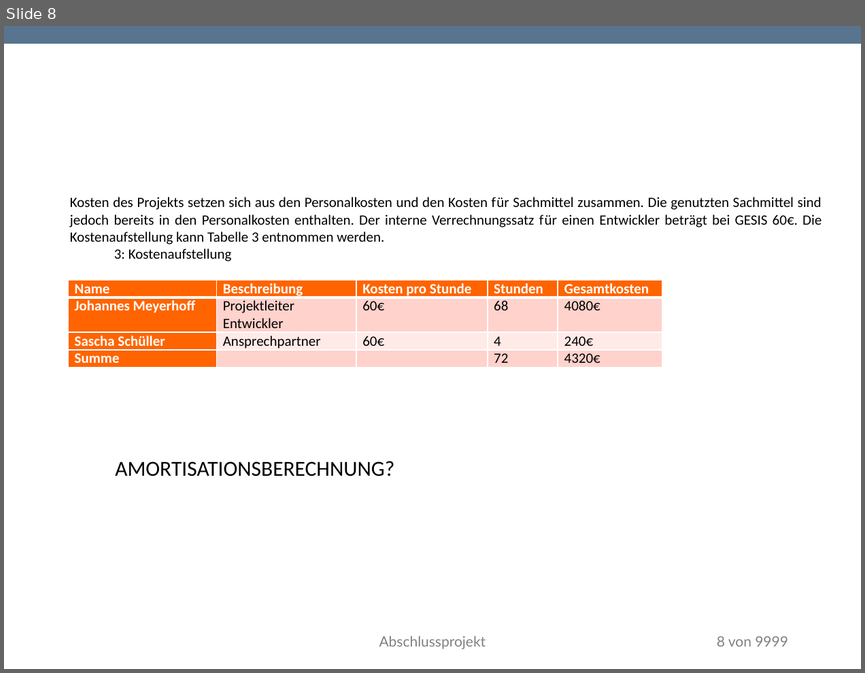
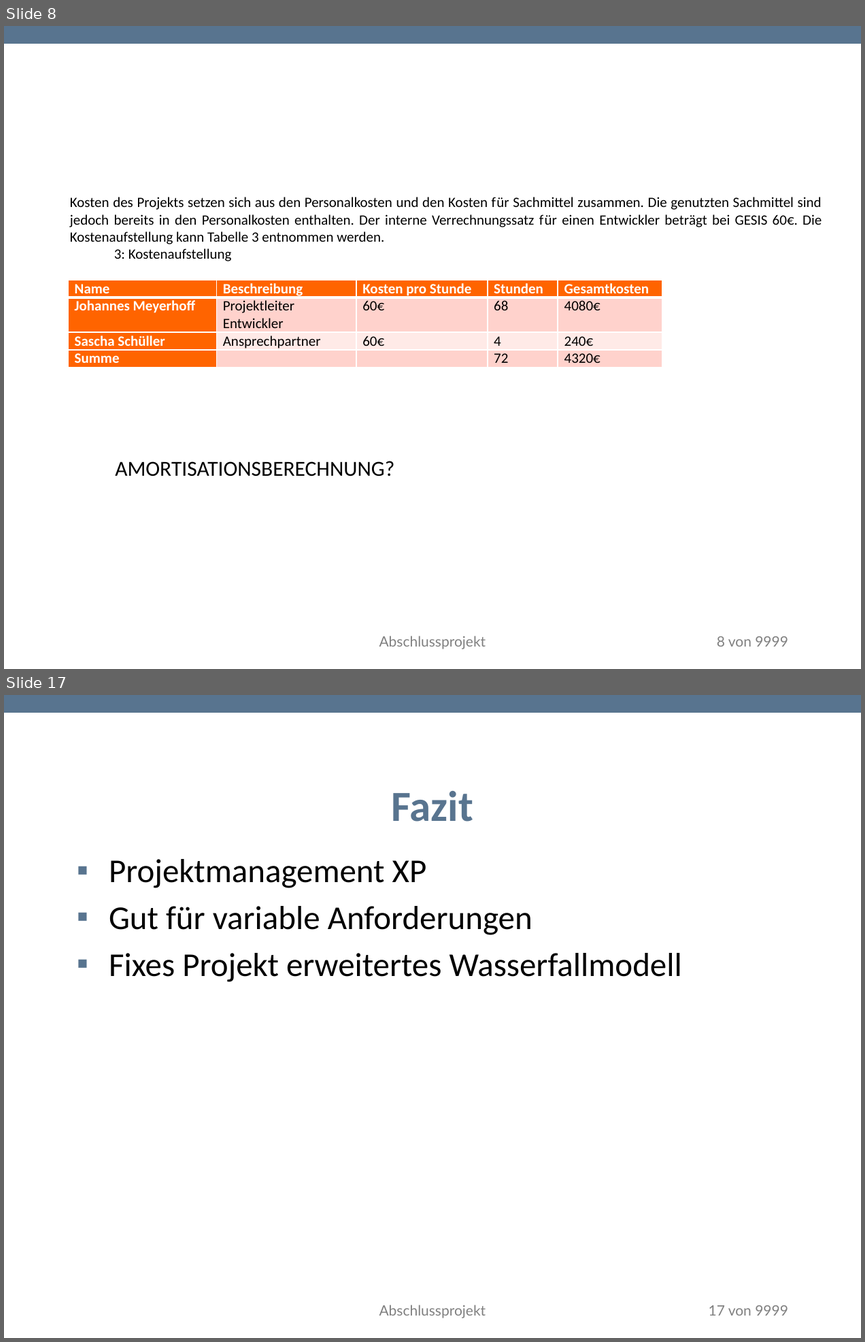
Before and after one commit to TwoHorus/dbExelExportLaravel, a slide deck: DOC/Fachgespraech.pptx. Shown one above the other, each under a label of ours: slide 8 before the commit, slides 8 and 17 after it; the slides between them are not shown. The pictures are 865x673 and 865x1342 pixels, drawn with LibreOffice and Linux fonts; fonts in the diff are those of the drawing; background and template pictures are left out. Boxes give left, top, right and bottom in pixels: in the first picture for what was removed or moved away, otherwise in the second. Text is boxed around its words. In the diff, an @@ line names an element or a change of style, - is before the commit and + after.

```diff
--- a/DOC/Fachgespraech.pptx
+++ b/DOC/Fachgespraech.pptx
@@ slide 17 added at [4,695,861,1338], background #FFFFFF; not listed: 1 template element that a slide beside it also shows @@
@@ title added at [392,791,473,821], 36 pt, text #58748F, bold @@
+Fazit
@@ text added at [109,859,682,982], 28 pt, text #000000 @@
+▪ Projektmanagement XP
+▪ Gut für variable Anforderungen
+▪ Fixes Projekt erweitertes Wasserfallmodell
@@ text added at [379,1304,486,1318], 12 pt, text #808080 @@
+Abschlussprojekt
@@ page number added at [708,1305,788,1315], 12 pt, text #808080 @@
+17 von 9999
```
Also in this commit, not shown: 4 slides changed, 6 other slides added, 1 slide removed.
